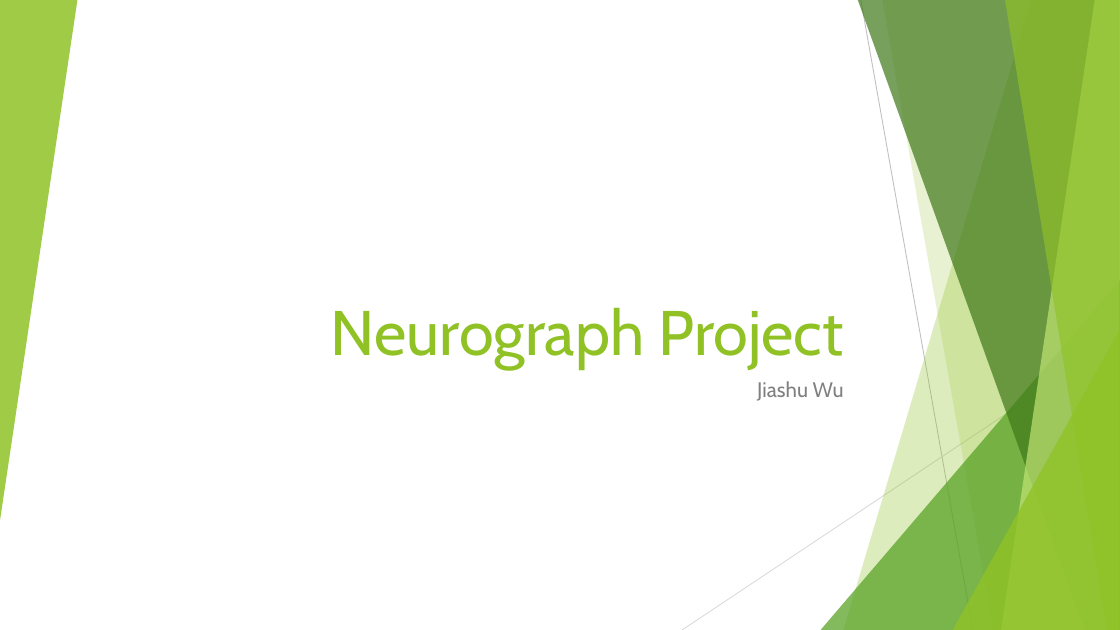
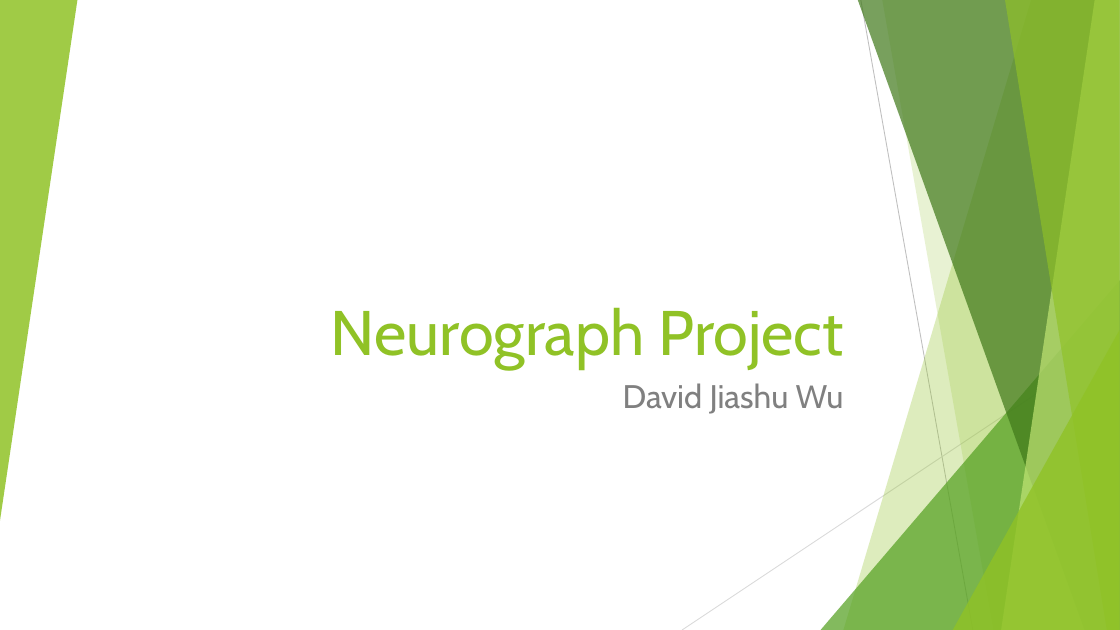
Before and after one commit to JiashuWu/NeuroGraph, a slide deck: slide 1 of Neurograph Project Presentation/Neurograph Presentation Jiashu Wu.pptx. Drawn at 1120x630 pixels with LibreOffice and Linux fonts; fonts in the diff are those of the drawing. Boxes give left, top, right and bottom in pixels: in the first picture for what was removed or moved away, otherwise in the second. Text is boxed around its words. In the diff, an @@ line names an element or a change of style, - is before the commit and + after.

```diff
--- a/Neurograph Project Presentation/Neurograph Presentation Jiashu Wu.pptx
+++ b/Neurograph Project Presentation/Neurograph Presentation Jiashu Wu.pptx
@@ subtitle at box(623, 383, 844, 414): text changed; size 18 to 28 pt @@
-Jiashu Wu
+David Jiashu Wu
```
Also in this commit, not shown: 14 other slides changed, 5 slides added, 1 other file.
